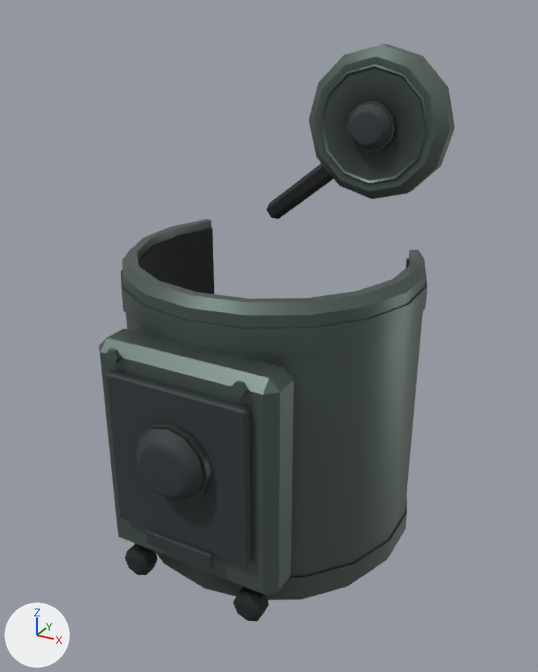
The glTF model assets/models/gear/implant_ocular.glb, before and after one commit.
Before and after are seen from a 50 mm lens placed at (0.153, -0.283, 0.081), pointed at (0.013, -0.029, -0.046). Lighting does not change. The marker at lower left points along +X, +Y and +Z. The first picture is the older version. Vertices at exactly the same position are counted once.

Objects in the first picture: 'Module', 'Port'.
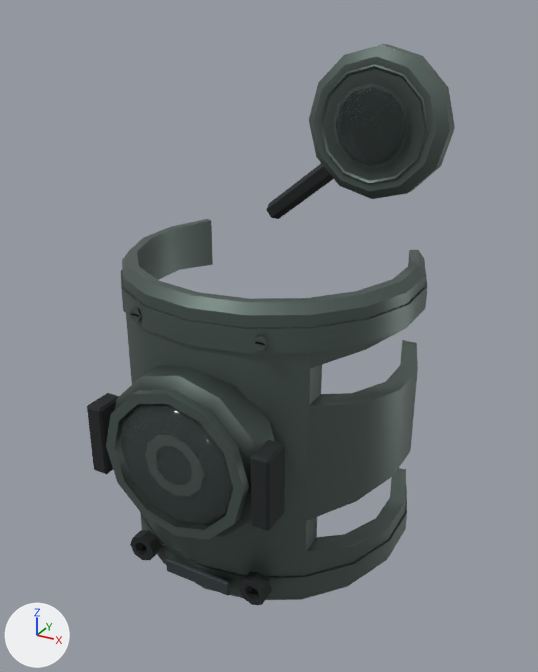
Changed parts and their boxes [x1, y1, x2, y2] in the pictures (538 x 672 px; the box of a moved part takes in the faces that stretch with it):
'Module', reshaped
    before: [99, 219, 427, 621]
    after: [87, 219, 427, 605]
part 1 of me_curvedplate, added
    after: [121, 404, 233, 523]
part 2 of me_curvedplate, moved or reshaped
    before: [146, 529, 214, 569]
    after: [166, 558, 230, 596]
part 3 of me_curvedplate, rebuilt (20% narrower, 20% shorter)
    before: [137, 422, 212, 501]
    after: [145, 434, 205, 497]
part 4 of me_curvedplate, rebuilt (not visible afterwards)
    before: [137, 429, 204, 500]
part 5 of me_curvedplate, rebuilt (23% shorter)
    before: [106, 370, 252, 566]
    after: [106, 389, 249, 540]
part 6 of me_curvedplate, rebuilt (18% narrower, 36% shorter)
    before: [99, 329, 294, 596]
    after: [115, 366, 274, 537]
part 7 of me_curvedplate, added
    after: [130, 530, 161, 560]
part 8 of me_curvedplate, added
    after: [239, 572, 272, 605]
part 9 of me_curvedplate, added
    after: [87, 393, 119, 474]
part 10 of me_curvedplate, added
    after: [251, 440, 285, 531]
part 11 of me_curvedplate, added
    after: [129, 307, 141, 322]
part 12 of me_curvedplate, added
    after: [253, 335, 269, 351]
part 13 of me_curvedplate, deleted
    before: [106, 348, 121, 363]
part 14 of me_curvedplate, deleted
    before: [231, 380, 248, 397]
part 15 of me_curvedplate, moved or reshaped
    before: [125, 228, 409, 621]
    after: [138, 228, 426, 597]
part 16 of me_curvedplate, edited (looks the same)
    both: [122, 221, 410, 600]

The change, as a list of edits to the scene's bpy script:
```text
Add mat_gearglass:
    mat_gearglass = bpy.data.materials.new('GearGlass')
    # nodes: BsdfPrincipled, Math, Mix, OutputMaterial, VertexColor
    # colours: pale green #cdeee8, mixed with the vertex colours
Change me_curvedplate:
    used by ob_module; location = (0.0, 0.0, 0.0)
    remove me_curvedplate.from_pydata(...)  # 516 vertices, 984 faces; spans x -0.068..0.068, y -0.091..0.0345, z -0.16..-0.018
    add me_curvedplate.from_pydata(...)  # 736 vertices, 1424 faces; spans x -0.068..0.068, y -0.091..0.0345, z -0.16..-0.018
    me_curvedplate part 1: a new loose piece, a 12-sided cylinder along y spanning x -0.027..0.027, y -0.0815..-0.0805, z -0.111..-0.057, in mat_gearrubber
    me_curvedplate part 2: the loose piece of 24 vertices spanning x -0.0165..0.0165, y -0.083..-0.081, z -0.1285..-0.1215 is moved by (0.0, 0.012, -0.024)
    me_curvedplate part 3: the loose piece of 48 vertices spanning x -0.017..0.017, y -0.084..-0.08, z -0.099..-0.065 is rebuilt with 48 vertices and now spans x -0.014..0.014, y -0.0825..-0.0815, z -0.098..-0.07
    me_curvedplate part 4: the loose piece of 48 vertices spanning x -0.016..0.016, y -0.091..-0.082, z -0.098..-0.066 is rebuilt with 48 vertices and now spans x -0.028..0.028, y -0.091..-0.082, z -0.112..-0.056, in mat_gearglass
    me_curvedplate part 5: the loose piece of 24 vertices spanning x -0.0325..0.0325, y -0.081..-0.077, z -0.1225..-0.0515 is rebuilt with 48 vertices and now spans x -0.033..0.033, y -0.084..-0.08, z -0.117..-0.051, in mat_gearplate
    me_curvedplate part 6: the loose piece of 24 vertices spanning x -0.042..0.042, y -0.077..-0.057, z -0.1415..-0.0405 is rebuilt with 48 vertices and now spans x -0.037..0.037, y -0.08..-0.061, z -0.121..-0.047
    me_curvedplate part 7: a new loose piece of 32 vertices spanning x -0.0355..-0.0225, y -0.072..-0.066, z -0.1505..-0.1375, in mat_gearrubber
    me_curvedplate part 8: a new loose piece of 32 vertices spanning x 0.0225..0.0355, y -0.072..-0.066, z -0.1505..-0.1375, in mat_gearrubber
    me_curvedplate part 9: a new loose piece of 24 vertices spanning x -0.043..-0.035, y -0.083..-0.069, z -0.1..-0.068, in mat_gearrubber
    me_curvedplate part 10: a new loose piece of 24 vertices spanning x 0.035..0.043, y -0.083..-0.069, z -0.1..-0.068, in mat_gearrubber
    me_curvedplate part 11: a new loose piece of 22 vertices spanning x -0.032..-0.026, y -0.064..-0.062, z -0.0346..-0.0294
    me_curvedplate part 12: a new loose piece of 22 vertices spanning x 0.026..0.032, y -0.064..-0.062, z -0.0346..-0.0294
    me_curvedplate part 13: the loose piece of 12 vertices spanning x -0.032..-0.026, y -0.08..-0.078, z -0.0466..-0.0414 is deleted
    me_curvedplate part 14: the loose piece of 12 vertices spanning x 0.026..0.032, y -0.08..-0.078, z -0.0466..-0.0414 is deleted
    me_curvedplate part 15: 1 vertex moved from x -0.0205, y -0.0564, z -0.156 to x -0.0078, y -0.0595, z -0.156; 111 vertices removed from x -0.0606..0.0606, y -0.078..0.0308, z -0.156..-0.022; 127 vertices added at x -0.067..0.067, y -0.061..0.034, z -0.156..-0.022
    me_curvedplate part 16: 156 kept faces spanning x -0.068..0.068, y -0.069..0.0345, z -0.16..-0.018 get new vertex colours
    add me_curvedplate.materials.append(mat_gearglass)
```
